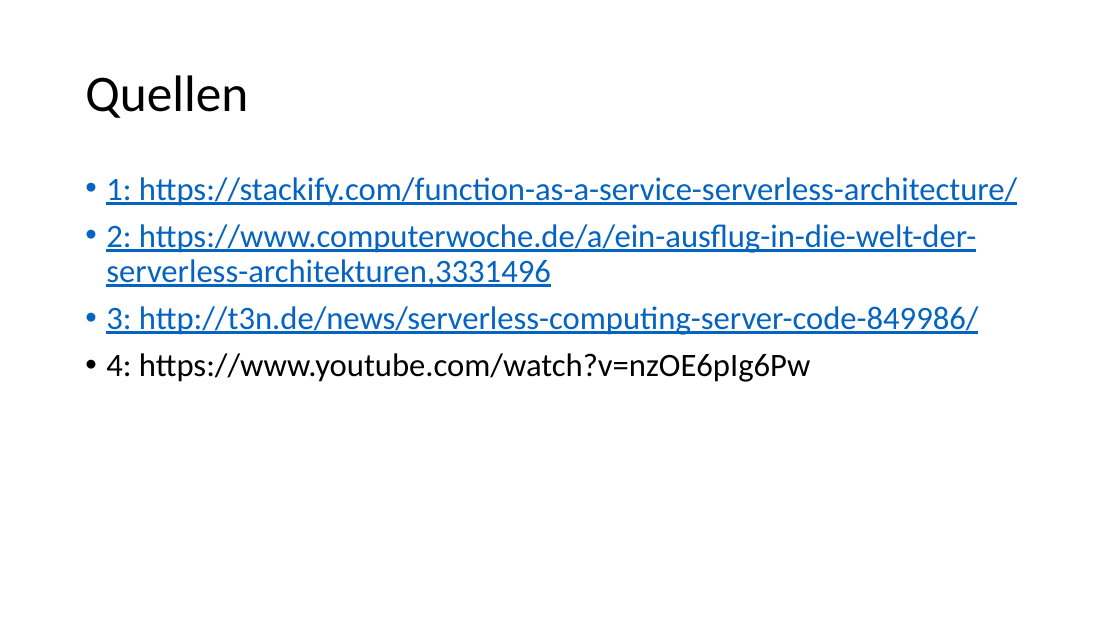
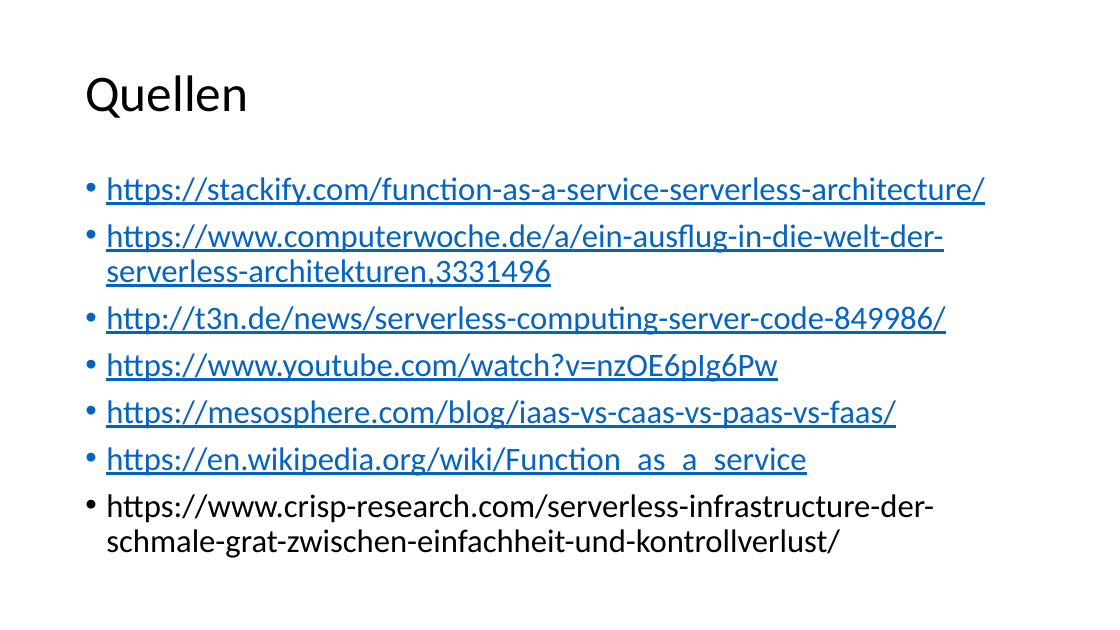
Before and after one commit to Philwi/HTWDresdenIMBeleg, a slide deck: slide 42 of FaaS.pptx (slide 17 before the commit). Drawn at 1120x630 pixels with LibreOffice and Linux fonts; fonts in the diff are those of the drawing. Boxes give left, top, right and bottom in pixels: in the first picture for what was removed or moved away, otherwise in the second. Text is boxed around its words. In the diff, an @@ line names an element or a change of style, - is before the commit and + after.

```diff
--- a/FaaS.pptx
+++ b/FaaS.pptx
@@ text at (x1=106, y1=177, x2=984, y2=558): text changed @@
-• 1: https://stackify.com/function-as-a-service-serverless-architecture/
-• 2: https://www.computerwoche.de/a/ein-ausflug-in-die-welt-der-serverless-architekturen,3331496
-• 3: http://t3n.de/news/serverless-computing-server-code-849986/
-• 4: https://www.youtube.com/watch?v=nzOE6pIg6Pw
+• https://stackify.com/function-as-a-service-serverless-architecture/
+• https://www.computerwoche.de/a/ein-ausflug-in-die-welt-der-serverless-architekturen,3331496
+• http://t3n.de/news/serverless-computing-server-code-849986/
+• https://www.youtube.com/watch?v=nzOE6pIg6Pw
+• https://mesosphere.com/blog/iaas-vs-caas-vs-paas-vs-faas/
+• https://en.wikipedia.org/wiki/Function_as_a_service
+• https://www.crisp-research.com/serverless-infrastructure-der-schmale-grat-zwischen-einfachheit-und-kontrollverlust/
```
Also in this commit, not shown: 4 other slides changed, 30 slides added, 5 slides removed.
